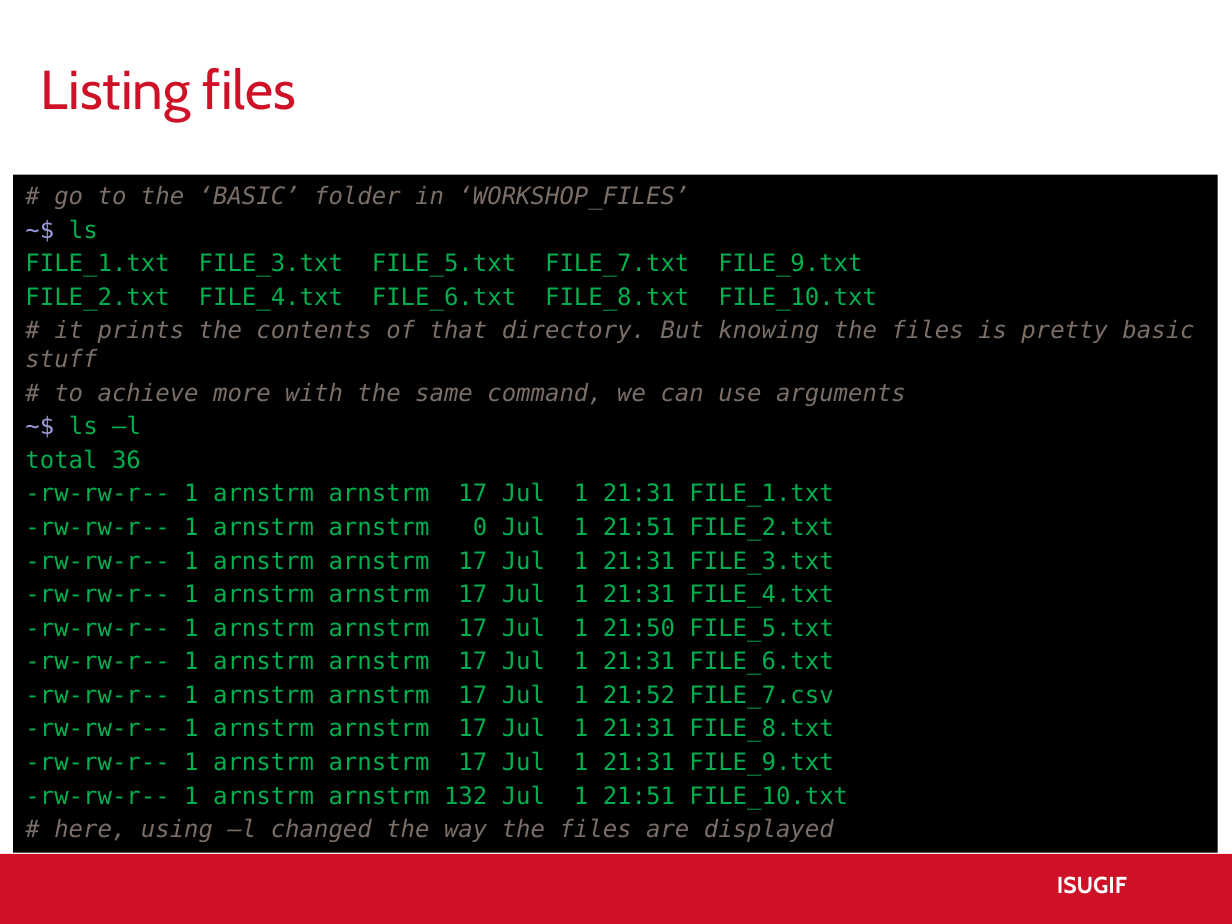
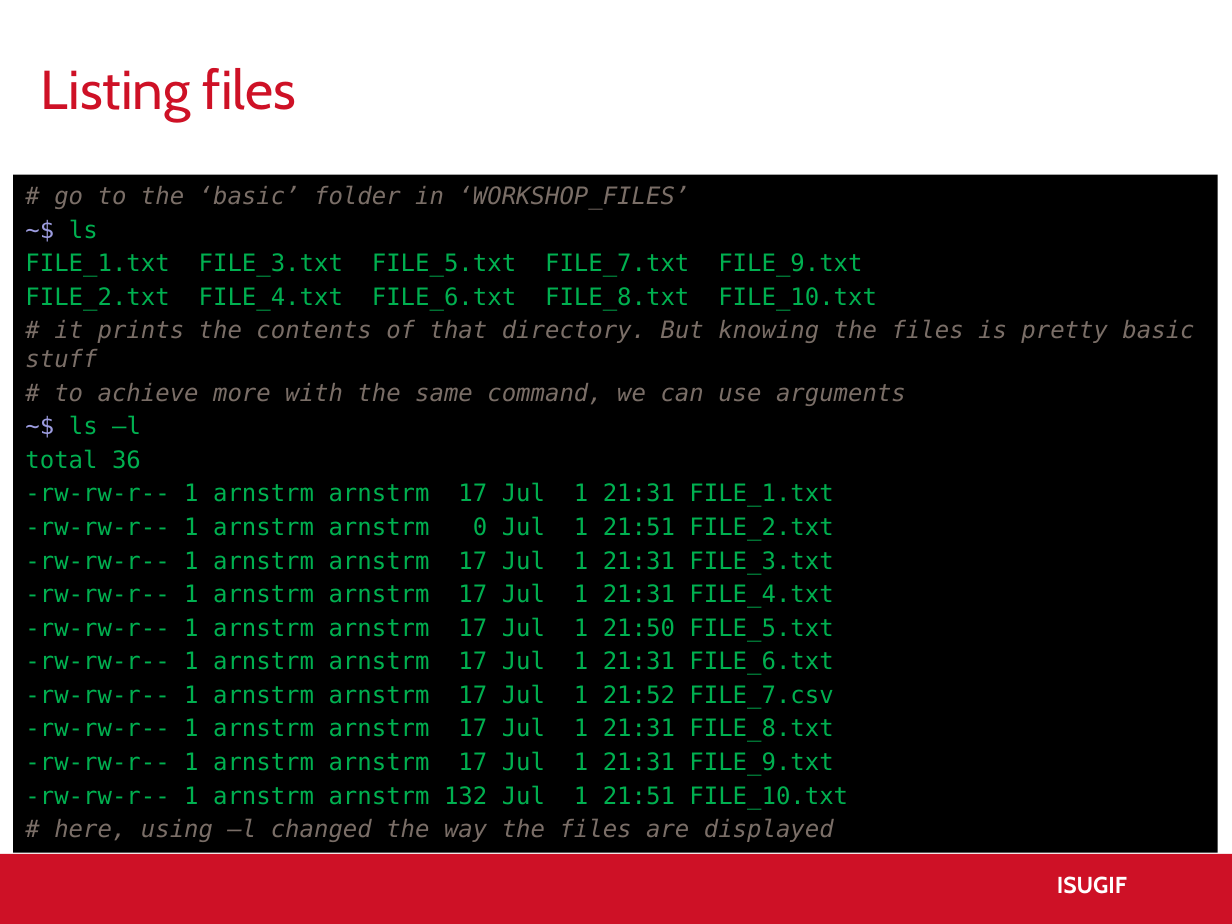
Before and after one commit to ISUgenomics/basic_UNIX_2015, a slide deck: slide 16 of slides_workshop_as.pptx. Drawn at 1232x924 pixels with LibreOffice and Linux fonts; fonts in the diff are those of the drawing; background and template pictures are left out. Boxes give left, top, right and bottom in pixels: in the first picture for what was removed or moved away, otherwise in the second. Text is boxed around its words. In the diff, an @@ line names an element or a change of style, - is before the commit and + after.

```diff
--- a/slides_workshop_as.pptx
+++ b/slides_workshop_as.pptx
@@ text at (54, 186, 689, 210): text changed @@
-# go to the ‘BASIC’ folder in ‘WORKSHOP_FILES’
+# go to the ‘basic’ folder in ‘WORKSHOP_FILES’
```
Also in this commit, not shown: 3 other files.
